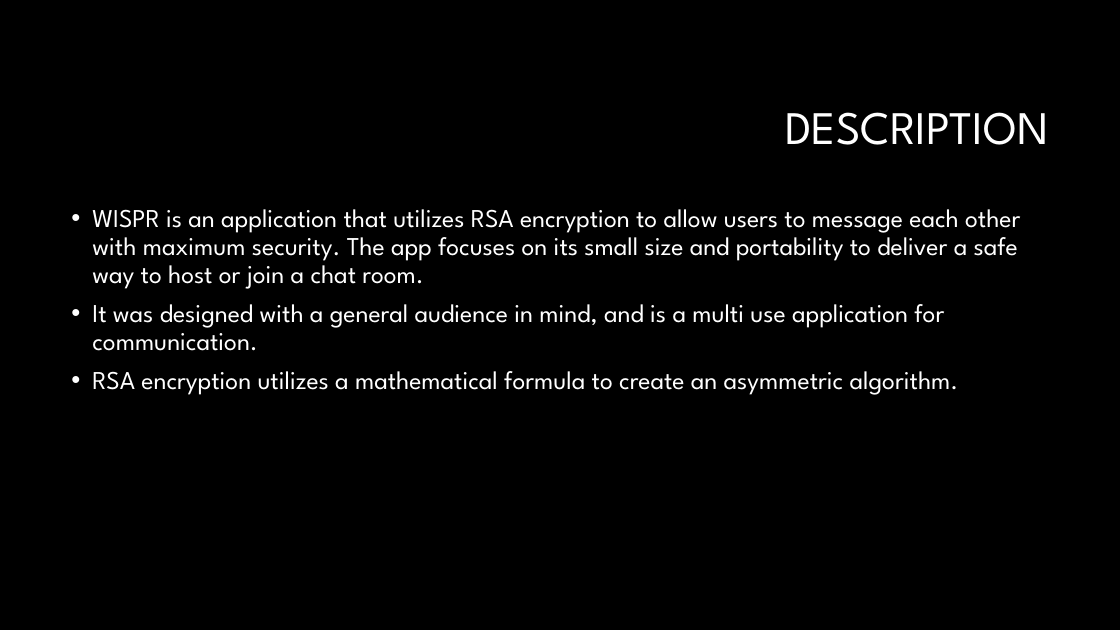
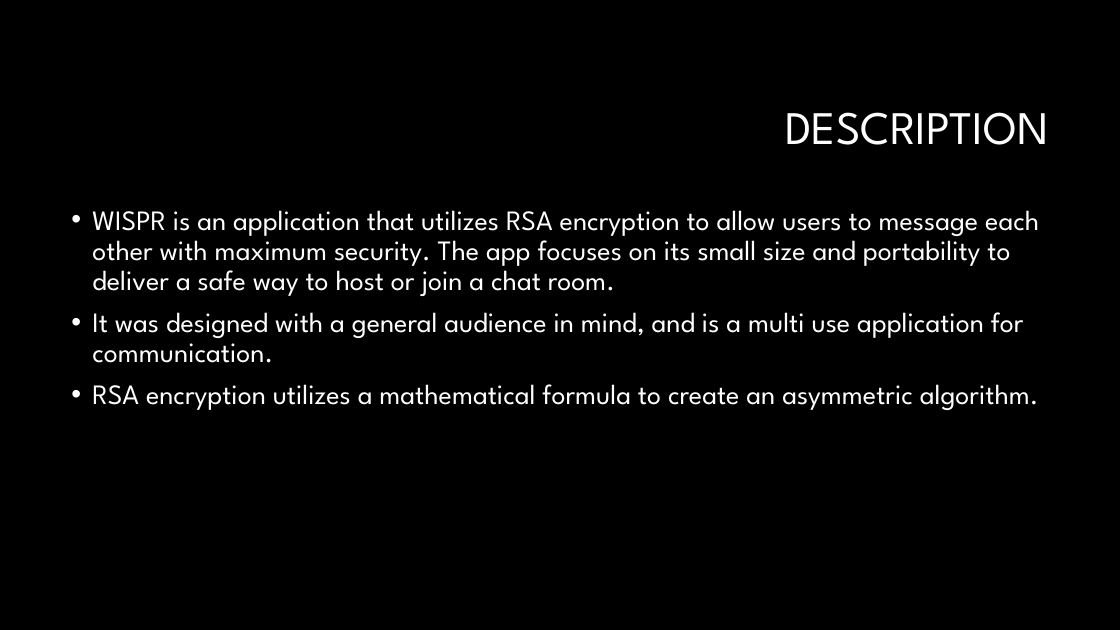
Before and after one commit to leeklarich/wispr, a slide deck: slide 2 of LAST PRESENTATION.pptx. Drawn at 1120x630 pixels with LibreOffice and Linux fonts; fonts in the diff are those of the drawing; background and template pictures are left out. Boxes give left, top, right and bottom in pixels: in the first picture for what was removed or moved away, otherwise in the second. Text is boxed around its words. In the diff, an @@ line names an element or a change of style, - is before the commit and + after.

Commit message:
Add files via upload
USE THIS ONE

```diff
--- a/LAST PRESENTATION.pptx
+++ b/LAST PRESENTATION.pptx
@@ text "WISPR is an application that ..." at (92,210,1039,410): size 22 to 24 pt @@
```
Also in this commit, not shown: 2 other slides changed, 2 slides added, 1 slide removed.
